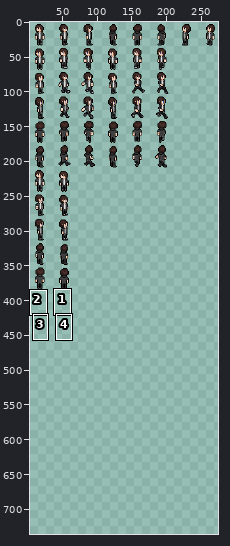
Two versions of one sprite sheet, resources/img/characters/MCanimate.png. Above, an overview of the earlier version with the close-up marked.
Close-up. Old version:
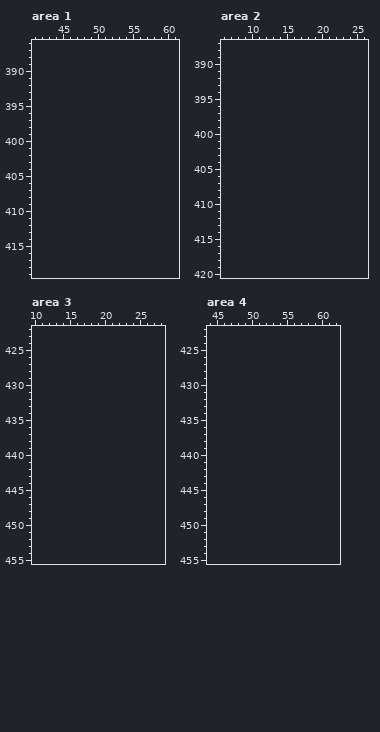
The file is 281x386 pixels. Colours within 5 levels of each other are drawn and written as one. Shown: area 1: x 41..61, y 386..419; area 2: x 6..26, y 387..420; area 3: x 10..28, y 422..455; area 4: x 44..62, y 422..455. The old version is drawn lined up with the new one, on the new canvas. The wide view leaves out empty margins. The commit also changed other parts of the picture, which this record leaves out.
Palette (. is transparent): 
Once edited:
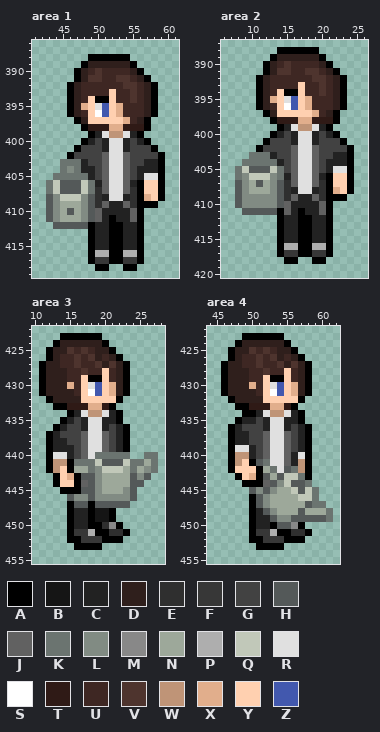
Colours new in this view: A #000000  B #151515  C #222222  D #2f1f1c  E #2f2f2f  F #373737  G #424242  H #545959  J #616161  K #6b7470  L #818b83  M #888888  N #9da89a  P #aeaeae  Q #c1c8b9  R #e0e0e0  S #ffffff  T #2f1a16  U #3e2723  V #4e342e  W #bf9477  X #e1ae8c  Y #ffd0b0  Z #4258ae
The exact change:
canvas 281x386 -> 281x736
Changed rows in their new state; - is an unchanged pixel.
Area 1:
first column x 43:
388 ------AAAAAA-----
389 -----ADDDDDDA----
390 ----ADUVUUUUDA---
391 ----ADVVUUVVUDA--
392 ---ADUUUUUUVVUDA-
393 ---ADUUUUYUUVUDA-
394 ---ADUYAAYUUVUDA-
395 ---ADXYRZYXUUUDA-
396 ---ADUYSZYXUUUDA-
397 ----ADYYYYYXUDA--
398 -----ATTTXXTTTA--
399 ------ACRWWRCA---
400 -----ACGCRRCGCA--
401 ----AGGGCRRCGGGA-
402 ---AGGGGJRRJGGGGA
403 --KKKCGGJRRJGGCCA
404 --KLKCCGJRRJGCCCA
405 -KKKKKCGJRRJGCRRA
406 KQHHHQKCJRRJCAYYA
407 KQHHHQKEJRRJEAYYA
408 HLQQQLHECRRCEAXYA
409 HLNNNLHEJCCJEAAA-
410 HLNHNLHJCCCCJA---
411 HLNNNLHJCACCJA---
412 -HHHHHACCAACCA---
413 ------ACCAACCA---
414 ------ACCAACCA---
415 ------ACCAACCA---
416 ------APPAAPPA---
417 ------AFFAAFFA---
418 -------AA--AA----
Area 2:
first column x 8:
388 ------AAAAAA-----
389 -----ADDDDDDA----
390 ----ADUVUUUUDA---
391 ----ADVVUUVVUDA--
392 ---ADUUUUUUVVUDA-
393 ---ADUUUUYUUVUDA-
394 ---ADUYAAYUUVUDA-
395 ---ADXYRZYXUUUDA-
396 ---ADUYSZYXUUUDA-
397 ----ADYYYYYXUDA--
398 -----ATTTXXTTTA--
399 ------ACRWWRCA---
400 -----ACGCRRCGCA--
401 ----AGGGCRRCGGGA-
402 ---AGGGGJRRJGGGGA
403 --KKKCGGJRRJGGCCA
404 -KKKKKCGJRRJGCCCA
405 KQHHHQKGJRRJGCRRA
406 KLQQQLKCJRRJCAYYA
407 HLNHNLHEJRRJEAYYA
408 HLNNNLHECRRCEAXYA
409 HLLLLLHEJCCJEAAA-
410 HLLLLLHJCCCCJA---
411 -HHHHHAJCACCJA---
412 ------ACCAACCA---
413 ------ACCAACCA---
414 ------ACCAACCA---
415 ------ACCAACCA---
416 ------APPAAPPA---
417 ------AFFAAFFA---
418 -------AA--AA----
Area 3:
first column x 11:
423 ---AAAAAA--------
424 --ADDDDDDA-------
425 -ADDVUVUDDA------
426 -ADUUVUVDUDA-----
427 ADDUUVUUVDVDA----
428 ADDDUUVUUYUDA----
429 ADDDUUYAAYUDA----
430 ADDDXUYRZYXDA----
431 ADDDDUYSZYXDA----
432 -ADDDDYYYYYA-----
433 --AATTTXXTA------
434 ----ACRWWRCA-----
435 ---ACGCRRCCA-----
436 --ACGGCRRCGCA----
437 -ACGGGJRRJGCA----
438 -ACCGGJRRJGCA----
439 -ACCCGJRRJGCA----
440 -ARRCGJRKKKKK--KK
441 -AWWAKKKQHHHQKKNK
442 -AWYANNKLQQQNKNLK
443 --AYXAHHLNNNNHLH-
444 --AYYAJHLNNNNHH--
445 ---AAAHHLNNNLH---
446 ----HLLHLLLLLH---
447 ----AHHAHHHHH----
448 ----ACCABBA------
449 ----ACCABBA------
450 ----ACCAAEMA-----
451 ----AFFPAAEEA----
452 ----AAFFFAAA-----
453 -----AAAA--------
Area 4:
first column x 46:
423 ---AAAAAA-------
424 --ADDDDDDA------
425 -ADDVUVUDDA-----
426 -ADUUVUVDUDA----
427 ADDUUVUUVDVDA---
428 ADDDUUVUUYUDA---
429 ADDDUUYAAYUDA---
430 ADDDXUYRZYXDA---
431 ADDDDUYSZYXDA---
432 -ADDDDYYYYYA----
433 --AATTTXXTA-----
434 ---AACRWWRCA----
435 --ACCGCRRCCA----
436 -ACGGGCRRCGCA---
437 -ACCGGJRRJGCA---
438 -ACCGGJRRJGCA---
439 -ARRCGJRRJGCA---
440 -AWWCGJRRJCRA---
441 -AWYAHKRRJCWA---
442 -AYYYANKRHKWA---
443 --AYXAHNHQQKA---
444 ---AAAJHLQHHK---
445 ----HLHLNNQHQK--
446 ----AHLNNNNQQK--
447 ----AHLNNNNNHKK-
448 ----ACHLNNNHNNNK
449 ----ACCHLLHHHHHK
450 ----ACCAHHMA----
451 ----AFFPAAEEA---
452 ----AAFFFAAA----
453 -----AAAA-------
